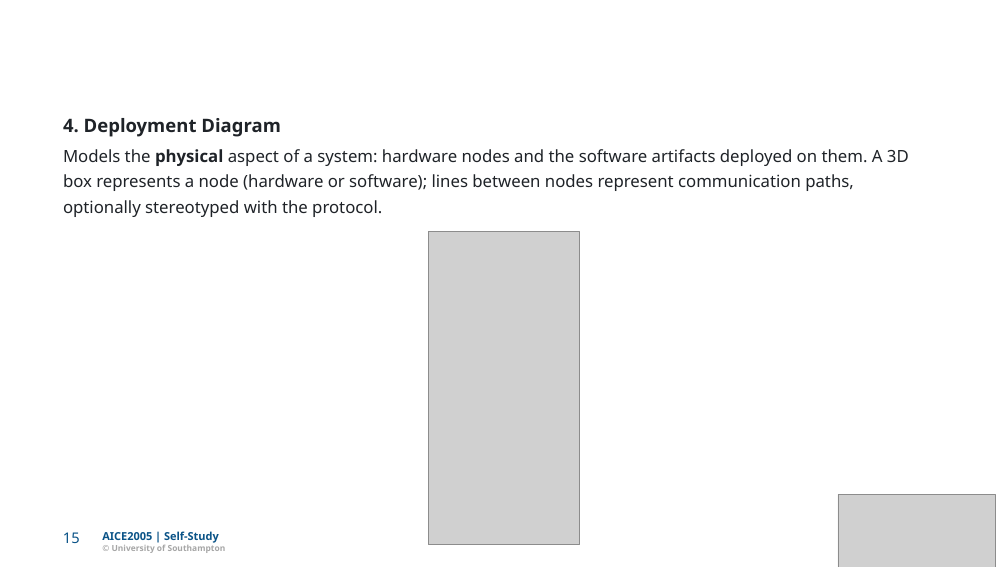
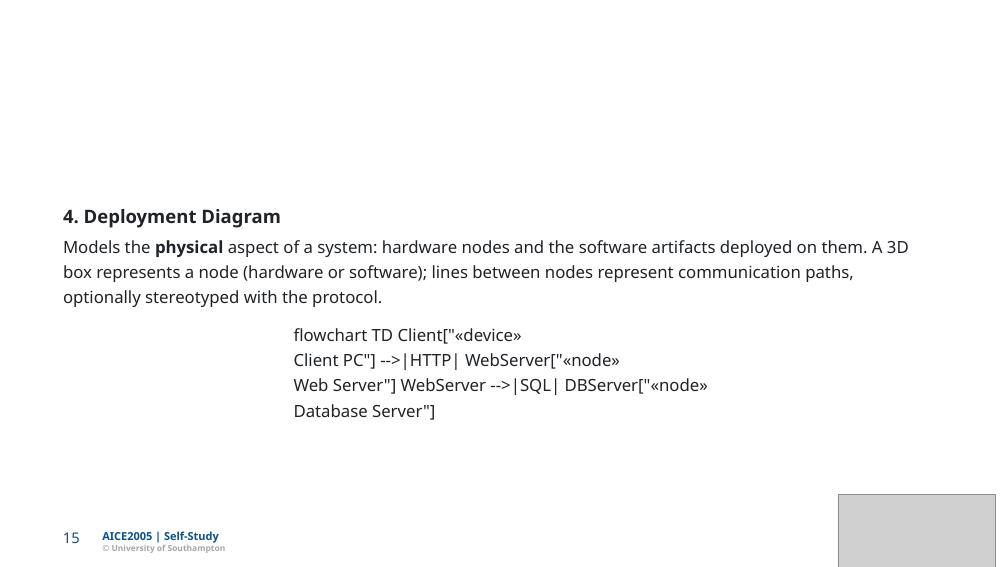
Before and after one commit to Dr-AlHashimy/Module_AICE2005_2627, a slide deck: slide 15 of html/COMP-_L7.1_lecture_self.pptx. Drawn at 1008x567 pixels with LibreOffice and Linux fonts; fonts in the diff are those of the drawing; grey boxes stand for pictures. Boxes give left, top, right and bottom in pixels: in the first picture for what was removed or moved away, otherwise in the second. Text is boxed around its words. In the diff, an @@ line names an element or a change of style, - is before the commit and + after.

```diff
--- a/html/COMP-_L7.1_lecture_self.pptx
+++ b/html/COMP-_L7.1_lecture_self.pptx
@@ picture removed at (x1=429, y1=231, x2=580, y2=545) @@
@@ 4 texts moved together from (x1=63, y1=118, x2=909, y2=217) to (x1=63, y1=209, x2=909, y2=307) @@
@@ text added at (x1=294, y1=328, x2=522, y2=344), 16 pt, text #1F2328 @@
+ﬂowchart TD Client["«device»
@@ text added at (x1=294, y1=353, x2=620, y2=370), 16 pt, text #1F2328 @@
+Client PC"] -->|HTTP| WebServer["«node»
@@ text added at (x1=294, y1=378, x2=708, y2=395), 16 pt, text #1F2328 @@
+Web Server"] WebServer -->|SQL| DBServer["«node»
@@ text added at (x1=294, y1=404, x2=435, y2=420), 16 pt, text #1F2328 @@
+Database Server"]
```
Also in this commit, not shown: 14 other slides changed, 17 other files.
